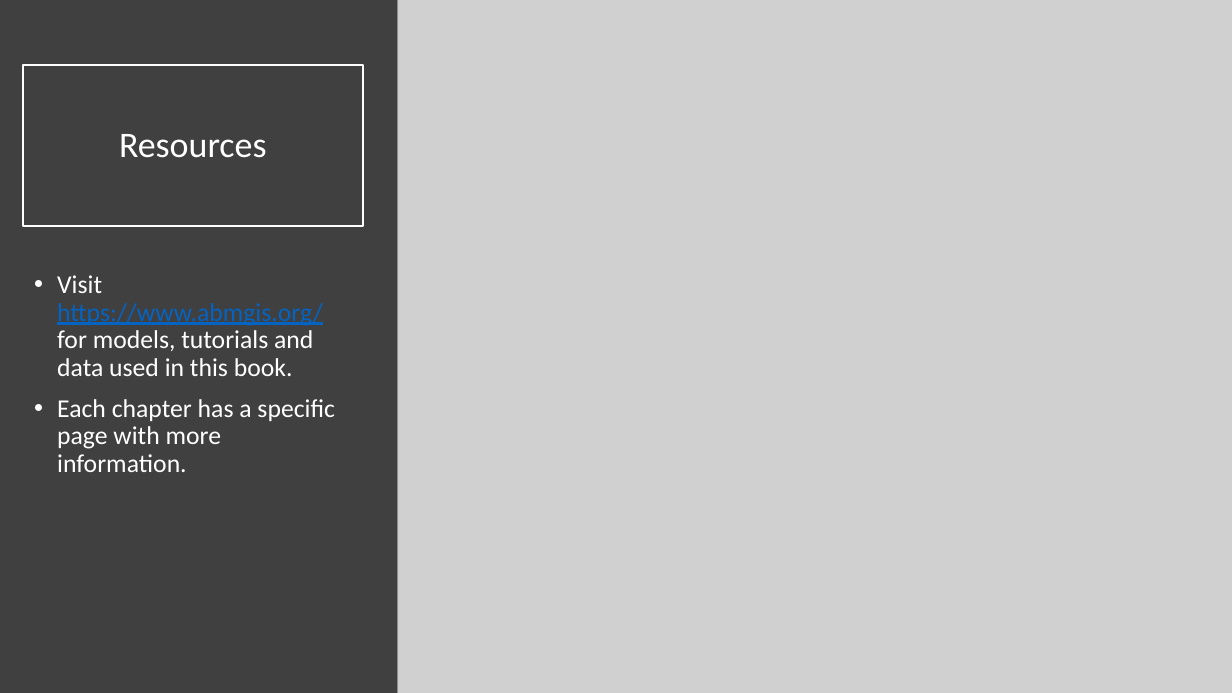
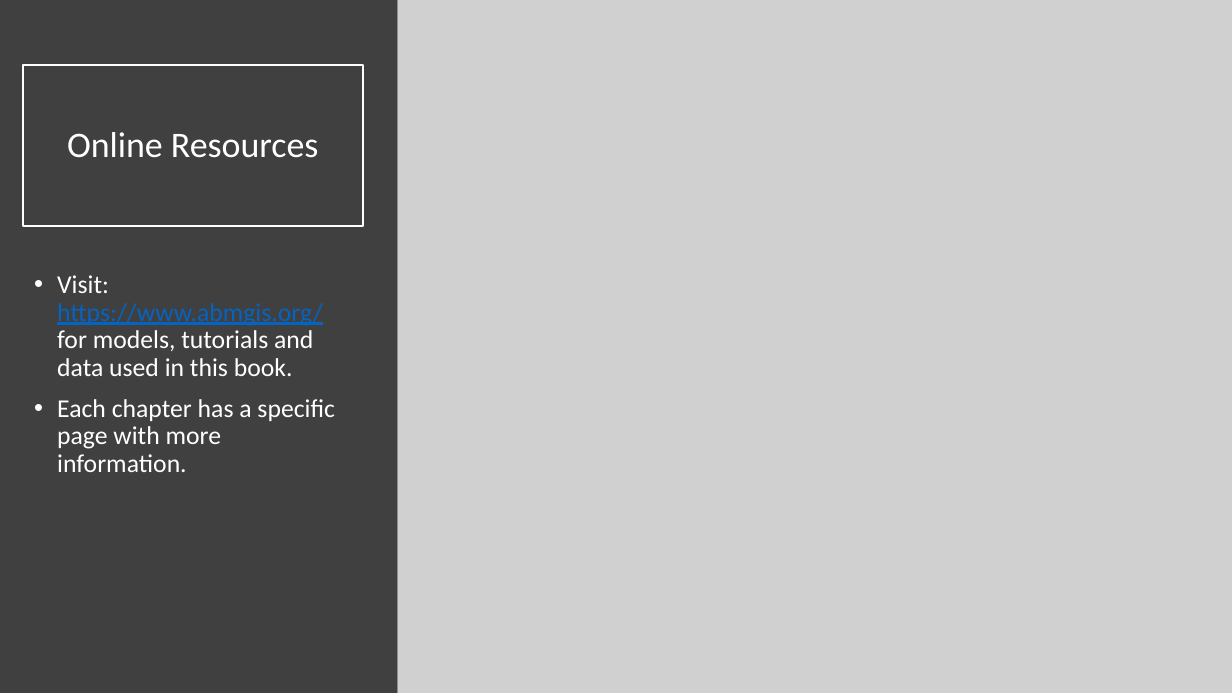
Before and after one commit to abmgis/abmgis, a slide deck: slide 30 of Chapter01-ABMGIS/Chapter1.pptx (slide 33 before the commit). Drawn at 1232x693 pixels with LibreOffice and Linux fonts; fonts in the diff are those of the drawing; grey boxes stand for pictures. Boxes give left, top, right and bottom in pixels: in the first picture for what was removed or moved away, otherwise in the second. Text is boxed around its words. In the diff, an @@ line names an element or a change of style, - is before the commit and + after.

Commit message:
updating ppt

```diff
--- a/Chapter01-ABMGIS/Chapter1.pptx
+++ b/Chapter01-ABMGIS/Chapter1.pptx
@@ title at bbox=[67, 132, 319, 158]: text changed @@
-Resources
+Online Resources
@@ text at bbox=[57, 275, 323, 376]: text changed @@
-• Visit https://www.abmgis.org/ for models, tutorials and data used in this book.
+• Visit: https://www.abmgis.org/ for models, tutorials and data used in this book.
```
Also in this commit, not shown: 2 other slides changed, 8 slides added, 11 slides removed.
